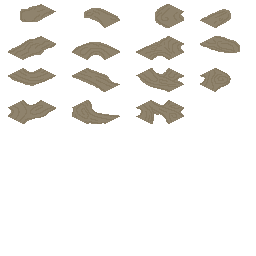
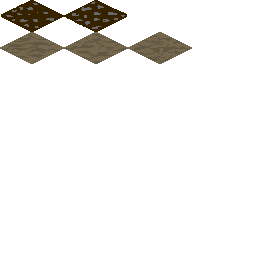
Layered file, before and after one edit (256×256). Changes by layer:
showed "Terrain", painted on it over [0, 0, 192, 64]
hid "Roads" over [8, 4, 240, 124]
